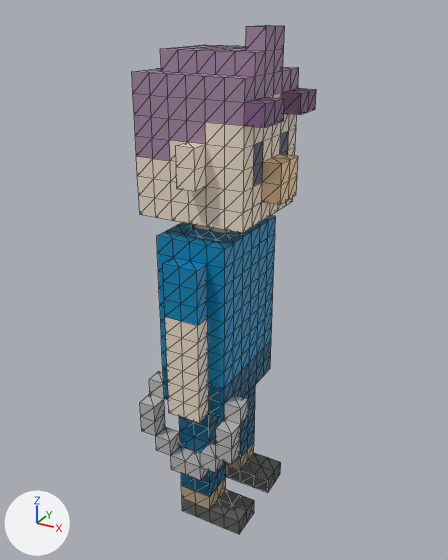
The glTF model Assets/Voxel/Chars/Char18/Char18.gltf, before and after one commit.
Rendered twice from a 50 mm lens placed at (21.7, -21.9, 26.8), pointed at (6.2, 6.2, 12.7). The lights are fixed; the arrows at lower left show +X, +Y and +Z. The older version comes first. Mesh edges are drawn as thin lines. Where no turn or scale is listed for an object, it has been applied to the vertices. Vertices at exactly the same position are counted once.
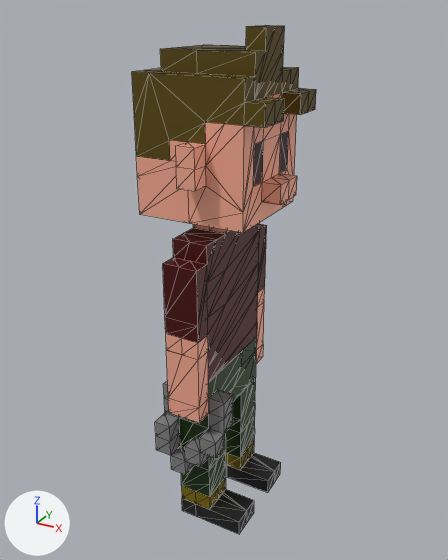
Where the newer file only moved an object's origin or applied its transform, the numbers keep the older frame.

Boxes (x1, y1, x2, y2) around the edits, measured in the pictures (448 x 560 px; the box of a moved part takes in the faces that stretch with it):
'Mesh_0', reshaped
    before: (132, 25, 316, 233)
    after: (132, 25, 316, 234)
'Mesh_2', deleted
    before: (157, 215, 276, 388)
'Torso', added
    after: (173, 223, 259, 383)
'Mesh_4', deleted
    before: (163, 257, 209, 423)
'Mesh_7', reshaped (28% narrower, 14% shorter)
    before: (140, 371, 249, 481)
    after: (155, 380, 233, 475)
'Mesh_5', deleted
    before: (163, 341, 271, 497)
'ArmR1', added
    after: (163, 257, 208, 360)
'Mesh_6', deleted
    before: (181, 442, 281, 534)
'ArmR2', added
    after: (166, 350, 209, 423)
'FootR', added
    after: (182, 489, 254, 534)
'LegR2', added
    after: (181, 451, 226, 509)
'Pelvis', added
    after: (179, 337, 257, 428)
'FootL', added
    after: (226, 453, 281, 492)
'LegL2', added
    after: (226, 417, 255, 470)
'LegL1', added
    after: (229, 378, 256, 433)
'LegR1', added
    after: (179, 418, 226, 470)
'ArmL1', added
    after: (257, 224, 267, 308)
'ArmL2', added
    after: (256, 302, 264, 364)
'Mesh_1', deleted (mostly hidden)
    before: (193, 224, 230, 234)
part 1 of me_mesh_0, cut back
    before: (132, 26, 299, 233)
    after: (193, 134, 289, 234)
part 2 of me_mesh_0, recoloured (darker)
    both: (135, 25, 316, 205)
part 3 of me_mesh_7, moved or reshaped
    before: (140, 371, 249, 481)
    after: (155, 380, 233, 474)
part 4 of me_mesh_7, recoloured (light grey to grey)
    before: (155, 413, 194, 475)
    after: (156, 395, 233, 475)

The change, as a diff of the scene's bpy script:
```diff
--- a/Assets/Voxel/Chars/Char18/Char18.gltf.py
+++ b/Assets/Voxel/Chars/Char18/Char18.gltf.py
@@ me_mesh_0 @@
-me_mesh_0.from_pydata(...)  # 298 vertices, 592 faces; spans x 3.0..10.0, y 2.0..10.0, z 1.0..10.0
+me_mesh_0.from_pydata(...)  # 147 vertices, 290 faces; spans x 3.0..10.0, y 2.0..10.0, z 0.0..10.0
+# me_mesh_0 part 1: 1 vertex moved from x 6.0, y 8.0, z 1.0 to x 6.0, y 7.0, z 0.0; 159 vertices removed from x 3.0..10.0, y 3.0..9.0, z 1.0..9.0; 8 vertices added at x 5.0..9.0, y 5.0..7.0, z 0.0..3.0
+# me_mesh_0 part 2: 128 kept faces spanning x 3.0..10.0, y 2.0..10.0, z 0.0..10.0 get new vertex colours
 me_mesh_0.materials.append(mat_material_1)
@@ me_mesh_7 @@
-me_mesh_7.from_pydata(...)  # 56 vertices, 108 faces; spans x 3.0..9.0, y 2.0..4.0, z 2.0..7.0
+me_mesh_7.from_pydata(...)  # 50 vertices, 96 faces; spans x 4.0..8.0, y 2.0..4.0, z 2.0..7.0
+# me_mesh_7 part 3
+# 24 vertices are removed from x 3.0..9.0, y 2.0..4.0, z 2.0..7.0
+# 88 faces are deleted
+# 4 vertices are added at (5.0, 4.0, 5.0), (4.0, 4.0, 5.0), (8.0, 4.0, 5.0), (7.0, 4.0, 5.0)
+# 8 new vertices lie (-1.0, 0.0, 0.0) away from vertices in x 7.0..8.0, y 2.0..4.0, z 4.0..7.0
+# 6 new vertices lie (1.0, 0.0, 0.0) away from vertices in x 4.0, y 2.0..4.0, z 5.0..7.0
+# 76 new faces join them
+# me_mesh_7 part 4: 30 kept faces spanning x 4.0..8.0, y 2.0..4.0, z 2.0..7.0 get new vertex colours; the middle colour goes from light grey #c1c1c1 to grey #888888
 me_mesh_7.materials.append(mat_material_1)
@@ ob_mesh_1 @@
-ob_mesh_1 = bpy.data.objects.new('Mesh_1', me_mesh_1)
@@ ob_mesh_2 @@
-ob_mesh_2 = bpy.data.objects.new('Mesh_2', me_mesh_2)
@@ ob_mesh_4 @@
-ob_mesh_4 = bpy.data.objects.new('Mesh_4', me_mesh_4)
@@ ob_mesh_5 @@
-ob_mesh_5 = bpy.data.objects.new('Mesh_5', me_mesh_5)
@@ ob_mesh_6 @@
-ob_mesh_6 = bpy.data.objects.new('Mesh_6', me_mesh_6)
@@ ob_arml1 @@
+ob_arml1 = bpy.data.objects.new('ArmL1', me_mesh_13)  # 22 vertices, 40 faces; spans x 5.0..7.0, y 9.0..10.0, z 10.0..15.0
+ob_arml1.location = (0.0, 0.0, 0.0)
@@ ob_footl @@
+ob_footl = bpy.data.objects.new('FootL', me_mesh_12)  # 16 vertices, 28 faces; spans x 5.0..9.0, y 7.0..9.0, z -2.0..-1.0
+ob_footl.location = (0.0, 0.0, 0.0)
@@ ob_legl2 @@
+ob_legl2 = bpy.data.objects.new('LegL2', me_mesh_11)  # 28 vertices, 52 faces; spans x 5.0..7.0, y 7.0..9.0, z -1.0..2.0
+ob_legl2.location = (0.0, 0.0, 0.0)
@@ ob_legl1 @@
+ob_legl1 = bpy.data.objects.new('LegL1', me_mesh_10)  # 20 vertices, 36 faces; spans x 5.0..7.0, y 7.0..9.0, z 2.0..5.0
+ob_legl1.location = (0.0, 0.0, 0.0)
@@ ob_footr @@
+ob_footr = bpy.data.objects.new('FootR', me_mesh_9)  # 16 vertices, 28 faces; spans x 5.0..9.0, y 3.0..5.0, z -2.0..-1.0
+ob_footr.location = (0.0, 0.0, 0.0)
@@ ob_legr2 @@
+ob_legr2 = bpy.data.objects.new('LegR2', me_mesh_8)  # 28 vertices, 52 faces; spans x 5.0..7.0, y 3.0..5.0, z -1.0..2.0
+ob_legr2.location = (0.0, 0.0, 0.0)
@@ ob_legr1 @@
+ob_legr1 = bpy.data.objects.new('LegR1', me_mesh_7_1)  # 20 vertices, 36 faces; spans x 5.0..7.0, y 3.0..5.0, z 2.0..5.0
+ob_legr1.location = (0.0, 0.0, 0.0)
@@ ob_pelvis @@
+ob_pelvis = bpy.data.objects.new('Pelvis', me_mesh_6_1)  # 23 vertices, 42 faces; spans x 5.0..7.0, y 3.0..9.0, z 5.0..8.0
+ob_pelvis.location = (0.0, 0.0, 0.0)
@@ ob_armr1 @@
+ob_armr1 = bpy.data.objects.new('ArmR1', me_mesh_4_1)  # 22 vertices, 40 faces; spans x 5.0..7.0, y 2.0..3.0, z 10.0..15.0
+ob_armr1.location = (0.0, 0.0, 0.0)
@@ ob_armr2 @@
+ob_armr2 = bpy.data.objects.new('ArmR2', me_mesh_3_1)  # 16 vertices, 28 faces; spans x 5.0..7.0, y 2.0..3.0, z 6.0..10.0
+ob_armr2.location = (0.0, 0.0, 0.0)
@@ ob_arml2 @@
+ob_arml2 = bpy.data.objects.new('ArmL2', me_mesh_2_1)  # 16 vertices, 28 faces; spans x 5.0..7.0, y 9.0..10.0, z 6.0..10.0
+ob_arml2.location = (0.0, 0.0, 0.0)
@@ ob_torso @@
+ob_torso = bpy.data.objects.new('Torso', me_mesh_1_1)  # 47 vertices, 90 faces; spans x 5.0..7.0, y 3.0..9.0, z 8.0..16.0
+ob_torso.location = (0.0, 0.0, 0.0)
```
